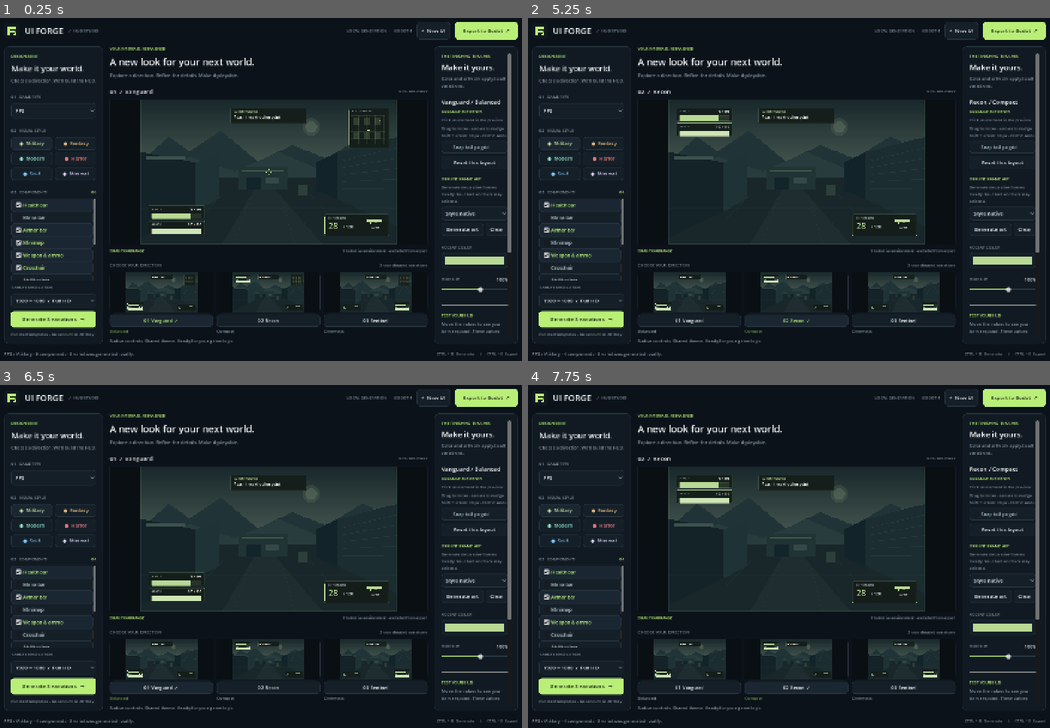
Above: before the commit, frames 1-4 (two rows, left to right).
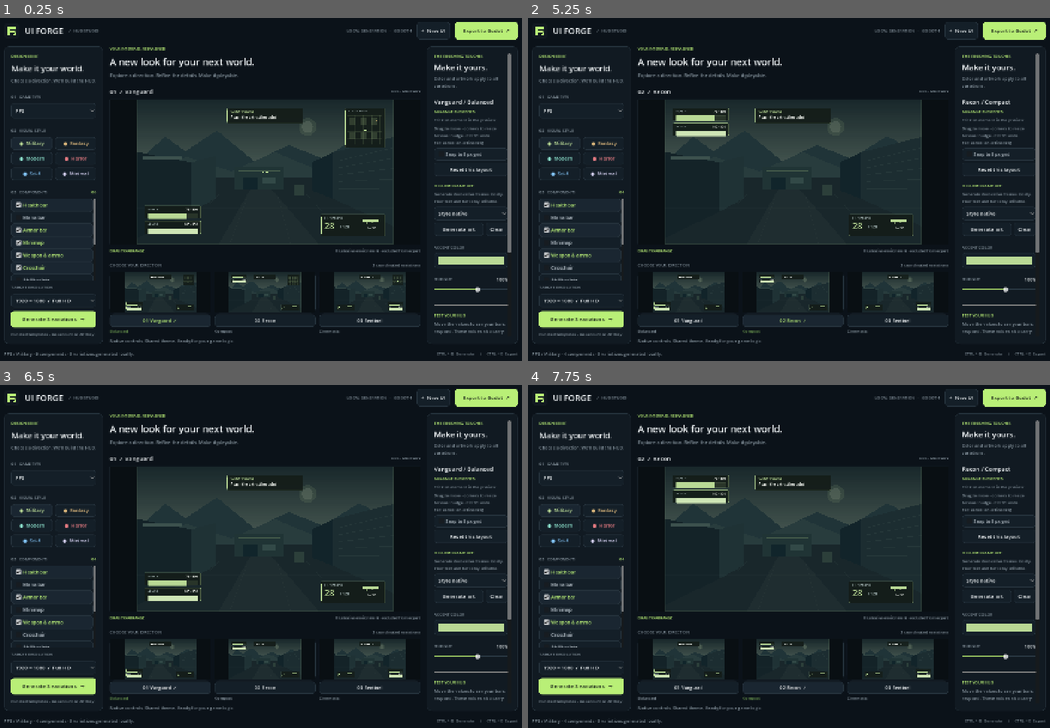
Above: after the commit, the same moments.

Repository: Ruslanf89/UI_Generator
Game: Godot game, scene res://scenes/main.tscn
Two runs of this game, one before a commit and one after it. Both use one fixed random seed, a clock stepped at 60 frames per second and the inputs below.
Inputs (mouse positions are in pixels of both pictures, inside the frame that each line leads up to):
- Up to frame 1 (0.25 s): no input
- Up to frame 2 (5.25 s): click "FPS" at 0.5 s; click "Minimap" at 1.25 s; click "Crosshair" at 2 s; click "Generate 3 variations →" at 2.75 s; click (689, 292) at 3.52 s; click "01 Vanguard ✓" at 4.25 s; click (794, 292) at 5.02 s
- Up to frame 3 (6.5 s): click "01 Vanguard" at 5.75 s
- Up to frame 4 (7.75 s): click "02 Recon" at 6.5 s; click "02 Recon ✓" at 7.25 s

The runs differ from the first frame. In frame 1, 3.6% of the frame differs, in the area x 23-98%, y 8-93%; in frame 2, 3.3%; in frame 3, 3.3%; in frame 4, 3.3%.

Commit message:
Add mouse resizing and in-editor Git updates

Diff:
--- a/project.godot
+++ b/project.godot
@@ -18,3 +18,6 @@
 renderer/rendering_method="gl_compatibility"
 renderer/rendering_method.mobile="gl_compatibility"
 environment/defaults/default_clear_color=Color(0.039, 0.047, 0.063, 1)
+
+[editor_plugins]
+enabled=PackedStringArray("res://addons/ui_forge_git/plugin.cfg")
--- a/scripts/app.gd
+++ b/scripts/app.gd
@@ -248,6 +248,7 @@
 	preview.element_selected.connect(_selection_changed)
 	preview.element_moving.connect(_position_changed)
 	preview.element_moved.connect(_commit_move)
+	preview.element_resized.connect(_commit_resize)
 	preview.size_flags_vertical = Control.SIZE_EXPAND_FILL
 	frame.add_child(preview)
 	var preview_caption = HBoxContainer.new()
@@ -297,7 +298,7 @@
 	center.add_child(_label("Native controls. Shared theme. Ready for your game logic.", 12, MUTED))
 
 func _inspector(parent: Node) -> void:
-	var body = _panel(parent, 226, true)
+	var body = _panel(parent, 246, true)
 	body.add_theme_constant_override("separation", 7)
 	body.add_child(_label("THE FINISHING TOUCHES", 11, GREEN))
 	body.add_child(_label("Make it yours.", 21, INK))
@@ -308,7 +309,7 @@
 	body.add_child(_label("ARRANGE ELEMENTS", 11, GREEN))
 	position_label = _label("Click an element in the preview", 11, MUTED)
 	body.add_child(position_label)
-	body.add_child(_wrapped("Drag to move · arrows to nudge\nShift + arrow: 10 px · Ctrl+Z: undo", 11, MUTED))
+	body.add_child(_wrapped("Drag to move · corners to resize\nArrows: nudge · Ctrl+Z: undo\nEsc: cancel an active drag", 11, MUTED))
 	var snap = CheckBox.new()
 	snap.text = "Snap to 8 px grid"
 	snap.add_theme_font_size_override("font_size", 12)
@@ -442,7 +443,9 @@
 		position_label.text = "Click an element in the preview"
 
 func _position_changed(element: String, at: Vector2) -> void:
-	position_label.text = "%s  /  X %d  Y %d" % [element, at.x, at.y]
+	var node = preview.hud.get_node_or_null(NodePath(element))
+	var factor = node.scale.x / float(node.get_meta("preset_scale", 1.0)) if node != null else 1.0
+	position_label.text = "%s  /  %d%%\nX %d  Y %d" % [element, roundi(factor * 100), at.x, at.y]
 
 func _commit_move(element: String, previous: Vector2, current: Vector2) -> void:
 	if previous.is_equal_approx(current):
@@ -462,18 +465,34 @@
 	_refresh_previews()
 	status_label.text = "%s moved · export keeps this position. Ctrl+Z to undo." % element
 
+func _commit_resize(element: String, previous_position: Vector2, previous_scale: float, current_position: Vector2, current_scale: float) -> void:
+	layout_history.create_action("Resize " + element)
+	layout_history.add_do_method(_apply_transform.bind(selected_variant, element, current_position, current_scale))
+	layout_history.add_undo_method(_apply_transform.bind(selected_variant, element, previous_position, previous_scale))
+	layout_history.commit_action()
+
+func _apply_transform(variant: int, element: String, at: Vector2, factor: float) -> void:
+	var key = str(variant)
+	if not current_config.element_scales.has(key):
+		current_config.element_scales[key] = {}
+	current_config.element_scales[key][element] = factor
+	_apply_position(variant, element, at)
+	status_label.text = "%s resized · export keeps its size and position. Ctrl+Z to undo." % element
+
 func _reset_layout() -> void:
 	var key = str(selected_variant)
 	var previous: Dictionary = current_config.positions.get(key, {}).duplicate(true)
-	if previous.is_empty():
+	var previous_scales: Dictionary = current_config.element_scales.get(key, {}).duplicate(true)
+	if previous.is_empty() and previous_scales.is_empty():
 		return
 	layout_history.create_action("Reset layout")
-	layout_history.add_do_method(_restore_positions.bind(selected_variant, {}))
-	layout_history.add_undo_method(_restore_positions.bind(selected_variant, previous))
+	layout_history.add_do_method(_restore_layout.bind(selected_variant, {}, {}))
+	layout_history.add_undo_method(_restore_layout.bind(selected_variant, previous, previous_scales))
 	layout_history.commit_action()
 
-func _restore_positions(variant: int, positions: Dictionary) -> void:
+func _restore_layout(variant: int, positions: Dictionary, scales: Dictionary) -> void:
 	current_config.positions[str(variant)] = positions.duplicate(true)
+	current_config.element_scales[str(variant)] = scales.duplicate(true)
 	select_variant(variant)
 	_refresh_previews()
 	status_label.text = "Layout updated. Ctrl+Z to undo."
--- a/scripts/hud_exporter.gd
+++ b/scripts/hud_exporter.gd
@@ -182,7 +182,7 @@
 Its controls are below Canvas > Viewport > Design > Elements. Edit their text,
 position, or Theme Overrides in the Inspector. The Elements node uses the shared
 hud_theme.tres resource; changing that theme affects controls that use it.
-Custom mouse positions from UI Forge are already applied to the exported scene.
+Custom mouse positions and component scales are already applied to the scene.
 Generated frame artwork is a TextureRect named Art within each panel. You can
 replace its texture or change its opacity without changing the labels and bars.
 
--- a/scripts/hud_generator.gd
+++ b/scripts/hud_generator.gd
@@ -28,11 +28,13 @@
 }
 const LAYOUTS = ["Balanced", "Compact", "Cinematic"]
 const CANVAS = Vector2(1280, 720)
+const MIN_ELEMENT_SCALE = 0.35
+const MAX_ELEMENT_SCALE = 3.0
 
 static func make_config(genre: String = "FPS", style: String = "Military") -> Dictionary:
 	return {"genre": genre, "style": style, "components": DEFAULTS[genre].duplicate(),
 		"accent": PALETTES[style].accent, "scale": 1.0, "health": 78.0, "mana": 62.0,
-		"resolution": Vector2i(1920, 1080), "positions": {}, "art": {"enabled": false}}
+		"resolution": Vector2i(1920, 1080), "positions": {}, "element_scales": {}, "art": {"enabled": false}}
 
 static func panel_style(bg: Color, border: Color, radius: int = 4, width: int = 1) -> StyleBoxFlat:
 	var box = StyleBoxFlat.new()
@@ -224,9 +226,15 @@
 			block(squad, "Unit%d" % i, Rect2(16 + i * 86, 43, 70, 3), accent)
 			label_at(squad, "UnitName%d" % i, ["SCOUT", "MEDIC", "HEAVY"][i], Rect2(16 + i * 86, 58, 76, 24), 12)
 	var positions: Dictionary = config.get("positions", {}).get(str(variant), {})
+	var scales: Dictionary = config.get("element_scales", {}).get(str(variant), {})
 	for child in root.get_children():
+		child.set_meta("preset_scale", child.scale.x)
+		var factor = clampf(float(scales.get(str(child.name), 1.0)), MIN_ELEMENT_SCALE, MAX_ELEMENT_SCALE)
+		var maximum = minf(CANVAS.x / child.size.x, CANVAS.y / child.size.y)
+		child.scale = Vector2.ONE * minf(child.scale.x * factor, maximum)
 		if positions.has(str(child.name)):
-			child.position = bound_position(child, positions[str(child.name)])
+			child.position = positions[str(child.name)]
+		child.position = bound_position(child, child.position)
 	assign_owners(root, root)
 	return root
 
--- a/scripts/hud_preview.gd
+++ b/scripts/hud_preview.gd
@@ -5,11 +5,19 @@
 signal element_selected(element: String)
 signal element_moving(element: String, at: Vector2)
 signal element_moved(element: String, previous: Vector2, current: Vector2)
+signal element_resized(element: String, previous_position: Vector2, previous_scale: float, current_position: Vector2, current_scale: float)
+const CORNERS = [Vector2(0, 0), Vector2(1, 0), Vector2(1, 1), Vector2(0, 1)]
 
 var editable = false
 var snap_to_grid = false
 var selected_element = ""
 var dragging = false
+var resizing = false
+var resize_corner = -1
+var resize_pointer_start = Vector2.ZERO
+var resize_start_position = Vector2.ZERO
+var resize_start_scale = Vector2.ONE
+var resize_anchor = Vector2.ZERO
 var drag_offset = Vector2.ZERO
 var drag_start = Vector2.ZERO
 var selection_overlay: Control
@@ -33,6 +41,7 @@
 
 func show_design(settings: Dictionary, variant: int) -> void:
 	dragging = false
+	resizing = false
 	config = settings.duplicate(true)
 	if is_instance_valid(hud):
 		remove_child(hud)
@@ -78,6 +87,61 @@
 			return child
 	return null
 
+func _handle_positions() -> Array[Vector2]:
+	var element = _selected()
+	var points: Array[Vector2] = []
+	if element == null:
+		return points
+	var rect = Rect2(origin + element.position * design_scale, element.size * element.scale * design_scale).grow(3)
+	for corner in CORNERS:
+		points.append((rect.position + rect.size * corner).clamp(Vector2(4, 4), (size - Vector2(4, 4)).max(Vector2(4, 4))))
+	return points
+
+func _handle_at(at: Vector2) -> int:
+	var handles = _handle_positions()
+	var nearest = -1
+	var distance = 8.0
+	for i in range(handles.size()):
+		var candidate = handles[i].distance_to(at)
+		if candidate < distance:
+			distance = candidate
+			nearest = i
+	return nearest
+
+func _resize_to(at: Vector2) -> void:
+	var element = _selected()
+	if element == null:
+		return
+	var direction: Vector2 = CORNERS[resize_corner] * 2 - Vector2.ONE
+	var diagonal = element.size * resize_start_scale * direction
+	var desired = diagonal + at - resize_pointer_start
+	var wanted = resize_start_scale.x * desired.dot(diagonal) / diagonal.length_squared()
+	if snap_to_grid:
+		wanted = snappedf(element.size.x * wanted, 8) / element.size.x
+	var base = float(element.get_meta("preset_scale", 1.0))
+	var available = Vector2(
+		Generator.CANVAS.x - resize_anchor.x if direction.x > 0 else resize_anchor.x,
+		Generator.CANVAS.y - resize_anchor.y if direction.y > 0 else resize_anchor.y)
+	var maximum = minf(Generator.MAX_ELEMENT_SCALE * base, minf(available.x / element.size.x, available.y / element.size.y))
+	var minimum = minf(Generator.MIN_ELEMENT_SCALE * base, maximum)
+	element.scale = Vector2.ONE * clampf(wanted, minimum, maximum)
+	element.position = resize_anchor - element.size * element.scale * (Vector2.ONE - CORNERS[resize_corner])
+	element_moving.emit(selected_element, element.position)
+	_redraw_selection()
+
+func _cancel_interaction() -> void:
+	var element = _selected()
+	if element != null:
+		if resizing:
+			element.position = resize_start_position
+			element.scale = resize_start_scale
+		elif dragging:
+			element.position = drag_start
+		element_moving.emit(selected_element, element.position)
+	dragging = false
+	resizing = false
+	_redraw_selection()
+
 func _gui_input(event: InputEvent) -> void:
 	if not editable or design_scale <= 0:
 		return
@@ -85,6 +149,19 @@
 		if event.pressed:
 			grab_focus()
 			var at = (event.position - origin) / design_scale
+			var handle = _handle_at(event.position)
+			if handle >= 0:
+				var element = _selected()
+				resizing = true
+				dragging = false
+				resize_corner = handle
+				resize_pointer_start = at
+				resize_start_position = element.position
+				resize_start_scale = element.scale
+				resize_anchor = element.position + element.size * element.scale * (Vector2.ONE - CORNERS[handle])
+				mouse_default_cursor_shape = Control.CURSOR_FDIAGSIZE if handle % 2 == 0 else Control.CURSOR_BDIAGSIZE
+				accept_event()
+				return
 			var element = _hit_test(at)
 			selected_element = str(element.name) if element != null else ""
 			element_selected.emit(selected_element)
@@ -97,7 +174,9 @@
 		_redraw_selection()
 		accept_event()
 	elif event is InputEventMouseMotion:
-		if dragging:
+		if resizing:
+			_resize_to((event.position - origin) / design_scale)
+		elif dragging:
 			var element = _selected()
 			if element != null:
 				var at = (event.position - origin) / design_scale - drag_offset
@@ -107,8 +186,17 @@
 				element_moving.emit(selected_element, element.position)
 				_redraw_selection()
 		else:
-			mouse_default_cursor_shape = Control.CURSOR_MOVE if _hit_test((event.position - origin) / design_scale) != null else Control.CURSOR_ARROW
+			var handle = _handle_at(event.position)
+			if handle >= 0:
+				mouse_default_cursor_shape = Control.CURSOR_FDIAGSIZE if handle % 2 == 0 else Control.CURSOR_BDIAGSIZE
+			else:
+				mouse_default_cursor_shape = Control.CURSOR_MOVE if _hit_test((event.position - origin) / design_scale) != null else Control.CURSOR_ARROW
 	elif event is InputEventKey and event.pressed and not event.is_command_or_control_pressed():
+		if dragging or resizing:
+			if event.keycode == KEY_ESCAPE:
+				_cancel_interaction()
+				accept_event()
+			return
 		var direction = Vector2.ZERO
 		match event.keycode:
 			KEY_LEFT: direction = Vector2.LEFT
@@ -126,8 +214,14 @@
 func _finish_drag() -> void:
 	var element = _selected()
 	var was_dragging = dragging
+	var was_resizing = resizing
 	dragging = false
-	if was_dragging and element != null and not drag_start.is_equal_approx(element.position):
+	resizing = false
+	if was_resizing and element != null:
+		if not resize_start_position.is_equal_approx(element.position) or not resize_start_scale.is_equal_approx(element.scale):
+			var base = float(element.get_meta("preset_scale", 1.0))
+			element_resized.emit(selected_element, resize_start_position, resize_start_scale.x / base, element.position, element.scale.x / base)
+	elif was_dragging and element != null and not drag_start.is_equal_approx(element.position):
 		element_moved.emit(selected_element, drag_start, element.position)
 
 func _notification(what: int) -> void:
@@ -144,8 +238,8 @@
 		return
 	var rect = Rect2(origin + element.position * design_scale, element.size * element.scale * design_scale).grow(3)
 	selection_overlay.draw_rect(rect, Color("b9ef77"), false, 1.5)
-	for point in [rect.position, Vector2(rect.end.x, rect.position.y), rect.end, Vector2(rect.position.x, rect.end.y)]:
-		selection_overlay.draw_rect(Rect2(point - Vector2(3, 3), Vector2(6, 6)), Color("b9ef77"))
+	for point in _handle_positions():
+		selection_overlay.draw_rect(Rect2(point - Vector2(4, 4), Vector2(8, 8)), Color("b9ef77"))
 
 func _draw() -> void:
 	draw_rect(Rect2(Vector2.ZERO, size), Color("090f13"))
--- a/tests/run_tests.gd
+++ b/tests/run_tests.gd
@@ -4,6 +4,7 @@
 const Generator = preload("res://scripts/hud_generator.gd")
 const Exporter = preload("res://scripts/hud_exporter.gd")
 const Art = preload("res://scripts/hud_art.gd")
+const GitUpdate = preload("res://addons/ui_forge_git/git_update.gd")
 var failures: Array[String] = []
 var checks = 0
 var scratch: String
@@ -26,9 +27,11 @@
 	_test_combinations()
 	await _test_editor()
 	await _test_dragging_and_art()
+	await _test_resizing()
 	await _test_export()
 	_test_art_variations()
 	await _test_art_export()
+	_test_git_updates()
 	if failures.is_empty():
 		print("PASS: %d checks. Generated 108 genre/style/layout combinations; exercised editor and portable exports." % checks)
 		quit(0)
@@ -291,9 +294,86 @@
 	first.free()
 	second.free()
 
+func _resize(app: Control, corner: int, delta: Vector2) -> void:
+	var from: Vector2 = app.preview._handle_positions()[corner]
+	var to = from + delta * app.preview.design_scale
+	_pointer(app, from, true)
+	_pointer(app, to, true, true)
+	_pointer(app, to, false)
+
+func _test_resizing() -> void:
+	var app = load("res://scenes/main.tscn").instantiate()
+	root.add_child(app)
+	await process_frame
+	await process_frame
+	var initial = Vector2(400, 300)
+	for corner in range(4):
+		app._apply_transform(0, "Health", initial, 1.0)
+		app.layout_history.clear_history()
+		var node = app.preview.hud.get_node("Health")
+		var opposite: Vector2 = Vector2.ONE - app.preview.CORNERS[corner]
+		var anchor: Vector2 = node.position + node.size * node.scale * opposite
+		var delta: Vector2 = node.size * (app.preview.CORNERS[corner] * 2 - Vector2.ONE) * 0.5
+		_resize(app, corner, delta)
+		node = app.preview.hud.get_node("Health")
+		check(node.scale.is_equal_approx(Vector2(1.5, 1.5)), "Corner %d uniformly rescales the component with real viewport mouse events" % corner)
+		check((node.position + node.size * node.scale * opposite).is_equal_approx(anchor), "Corner %d keeps the opposite corner fixed" % corner)
+		check(is_equal_approx(app.current_config.element_scales["0"].Health, 1.5), "Corner %d saves the individual scale" % corner)
+		_key(KEY_Z, true)
+		node = app.preview.hud.get_node("Health")
+		check(node.scale.is_equal_approx(Vector2.ONE) and node.position.is_equal_approx(initial), "Undo restores both position and scale")
+		_key(KEY_Z, true, true)
+		check(app.preview.hud.get_node("Health").scale.is_equal_approx(Vector2(1.5, 1.5)), "Redo reapplies the resize")
+	app._apply_transform(0, "Health", initial, 1.0)
+	app.layout_history.clear_history()
+	var handle: Vector2 = app.preview._handle_positions()[2]
+	_pointer(app, handle, true)
+	_pointer(app, handle + Vector2(140, 32) * app.preview.design_scale, true, true)
+	_key(KEY_ESCAPE)
+	_pointer(app, handle, false)
+	check(app.preview.hud.get_node("Health").scale.is_equal_approx(Vector2.ONE) and not app.layout_history.has_undo(), "Escape cancels an active resize without creating an action")
+	_resize(app, 2, Vector2(5000, 5000))
+	var node = app.preview.hud.get_node("Health")
+	check(is_equal_approx(node.scale.x, 3.0) and Rect2(Vector2.ZERO, Generator.CANVAS).encloses(Rect2(node.position, node.size * node.scale)), "An extreme outward resize respects maximum scale and canvas bounds")
+	app._apply_transform(0, "Health", initial, 1.0)
+	_resize(app, 2, Vector2(-5000, -5000))
+	check(is_equal_approx(app.preview.hud.get_node("Health").scale.x, 0.35), "An extreme inward resize keeps a positive minimum size")
+	app._apply_transform(0, "Health", Vector2(980, 640), 1.0)
+	_resize(app, 2, Vector2(5000, 5000))
+	node = app.preview.hud.get_node("Health")
+	check(Rect2(Vector2.ZERO, Generator.CANVAS).encloses(Rect2(node.position, node.size * node.scale)), "Resizing near the edge keeps the complete component inside the canvas")
+	app._apply_transform(0, "Health", initial, 1.0)
+	app.preview.snap_to_grid = true
+	_resize(app, 2, Vector2(37, 11))
+	var resized = app.preview.hud.get_node("Health")
+	var saved_factor: float = resized.scale.x
+	var resized_width: float = resized.size.x * resized.scale.x
+	check(is_equal_approx(resized_width, snappedf(resized_width, 8)) and is_equal_approx(resized.scale.x, resized.scale.y), "Resize snapping aligns width while preserving proportions")
+	app.select_variant(1)
+	check(app.preview.hud.get_node("Health").scale == Vector2.ONE, "A resize leaves other variation sizes intact")
+	app.select_variant(0)
+	check(is_equal_approx(app.preview.hud.get_node("Health").scale.x, saved_factor), "Switching variations retains custom sizes")
+	app.size_slider.value = 110
+	check(is_equal_approx(app.preview.hud.get_node("Health").scale.x, saved_factor * 1.1), "HUD Size multiplies individual component scales")
+	app._generate_art()
+	check(is_equal_approx(app.preview.hud.get_node("Health").scale.x, saved_factor * 1.1), "Generating art preserves individual sizes")
+	app._reset_layout()
+	check(is_equal_approx(app.preview.hud.get_node("Health").scale.x, 1.1), "Reset layout restores preset component sizes")
+	app.layout_history.undo()
+	check(is_equal_approx(app.preview.hud.get_node("Health").scale.x, saved_factor * 1.1), "Undo reset restores custom component sizes")
+	app.preview.snap_to_grid = false
+	app._apply_transform(0, "Crosshair", Vector2(600, 350), 1.6)
+	_resize(app, 2, Vector2(32, 32) * 1.6 * 0.25)
+	check(is_equal_approx(app.preview.hud.get_node("Crosshair").scale.x, 2.0), "Native crosshair shapes can be resized independently")
+	app.generate()
+	check(app.current_config.element_scales.is_empty(), "Generate clears old per-component scales")
+	app.queue_free()
+	await process_frame
+
 func _test_art_export() -> void:
 	var config = Generator.make_config("RPG", "Fantasy")
 	config.positions = {"2": {"Health": Vector2(320, 430), "Minimap": Vector2(850, 90)}}
+	config.element_scales = {"2": {"Health": 1.75, "Minimap": 0.8}}
 	config.art = {"enabled": true, "seed": 3210, "detail": "Ornate", "strength": 0.7}
 	var result = Exporter.export_hud(config, 2, scratch)
 	check(result.ok, "Custom-position HUD with generated art exports")
@@ -307,6 +387,7 @@
 	check(scene_text.contains('path="art/health.png"') and not scene_text.contains("/tmp/"), "Artwork uses portable relative resource paths")
 	var manifest = JSON.parse_string(FileAccess.get_file_as_string(result.path.path_join("preset.json")))
 	check(manifest.positions["2"].Health.x == 320 and manifest.positions["2"].Health.y == 430 and manifest.art.seed == 3210, "Preset records numeric custom positions and reproducible art settings")
+	check(is_equal_approx(manifest.element_scales["2"].Health, 1.75), "Preset records individual component scales")
 	var game = scratch.path_join("art_game")
 	DirAccess.make_dir_recursive_absolute(game.path_join("hud/art"))
 	for filename in ["hud.tscn", "hud_theme.tres"]:
@@ -330,6 +411,9 @@
     if artwork.texture == null or artwork.texture.get_width() != 560 or not is_equal_approx(artwork.modulate.a, 0.7):
         quit(2)
         return
+    if not is_equal_approx(health.scale.x, 1.75) or not is_equal_approx(elements.get_node("Minimap").scale.x, 0.8):
+        quit(4)
+        return
     health.get_node("Value").value = 47
     if health.get_node("Value").value != 47:
         quit(3)
@@ -344,6 +428,58 @@
 	var exit_code = OS.execute(OS.get_executable_path(), ["--headless", "--path", game, "--script", "verify.gd"], output, true)
 	check(exit_code == 0 and str(output).contains("ART_EXPORT_OK") and not str(output).contains("ERROR:"), "Independent game loads custom positions and art while retaining live controls: " + str(output))
 
+func _git(directory: String, args: Array) -> Dictionary:
+	return GitUpdate._run(GitUpdate.find_git(), directory, args)
+
+func _git_commit(directory: String, title: String) -> bool:
+	if _git(directory, ["add", "."]).code != 0:
+		return false
+	return _git(directory, ["-c", "user.name=UI Forge Test", "-c", "user.email=test@example.invalid", "commit", "-m", title]).code == 0
+
+func _test_git_updates() -> void:
+	var fixture = scratch.path_join("git fixtures")
+	DirAccess.make_dir_recursive_absolute(fixture)
+	var bare = fixture.path_join("remote.git")
+	var source = fixture.path_join("source")
+	var checkout = fixture.path_join("checkout")
+	check(_git(fixture, ["init", "--bare", "--initial-branch=main", bare]).code == 0, "Create an isolated local remote for update checks")
+	check(_git(fixture, ["init", "--initial-branch=main", source]).code == 0, "Create update fixture history")
+	_write(source.path_join("project.godot"), "config_version=5\n")
+	_write(source.path_join("tracked.txt"), "first\n")
+	check(_git_commit(source, "Initial fixture"), "Commit fixture without changing global Git identity")
+	check(_git(source, ["remote", "add", "origin", bare]).code == 0 and _git(source, ["push", "origin", "main"]).code == 0, "Publish fixture history to local remote")
+	check(_git(fixture, ["clone", bare, checkout]).code == 0, "Create an existing main checkout")
+	var current = GitUpdate.update_checkout(checkout)
+	check(current.ok, "Updating an already-current clean clone succeeds")
+	_write(source.path_join("tracked.txt"), "upstream update\n")
+	check(_git_commit(source, "Upstream change") and _git(source, ["push", "origin", "main"]).code == 0, "Prepare a fast-forward update")
+	var pulled = GitUpdate.update_checkout(checkout)
+	check(pulled.ok and FileAccess.get_file_as_string(checkout.path_join("tracked.txt")) == "upstream update\n", "Editor update service pulls a fast-forward through paths containing spaces")
+	_write(checkout.path_join("tracked.txt"), "my unsaved-on-Git edits\n")
+	var dirty = GitUpdate.update_checkout(checkout)
+	check(not dirty.ok and FileAccess.get_file_as_string(checkout.path_join("tracked.txt")) == "my unsaved-on-Git edits\n", "Tracked edits block updates and are preserved")
+	_write(checkout.path_join("tracked.txt"), "upstream update\n")
+	_write(checkout.path_join("personal.txt"), "keep me\n")
+	check(not GitUpdate.update_checkout(checkout).ok and FileAccess.file_exists(checkout.path_join("personal.txt")), "Untracked personal files block automatic pulls and remain present")
+	DirAccess.remove_absolute(checkout.path_join("personal.txt"))
+	_git(checkout, ["switch", "-c", "my-branch"])
+	check(not GitUpdate.update_checkout(checkout).ok and _git(checkout, ["branch", "--show-current"]).output == "my-branch", "Updating never switches a user's feature branch")
+	_git(checkout, ["switch", "main"])
+	var nested = checkout.path_join("nested")
+	DirAccess.make_dir_recursive_absolute(nested)
+	check(not GitUpdate.update_checkout(nested).ok, "A project nested under another repository is rejected")
+	DirAccess.remove_absolute(nested)
+	var zip_project = fixture.path_join("zip_project")
+	DirAccess.make_dir_recursive_absolute(zip_project)
+	_write(zip_project.path_join("project.godot"), "config_version=5\n")
+	check(not GitUpdate.update_checkout(zip_project).ok, "Source ZIPs get a clone-required result without modification")
+	_write(checkout.path_join("local.txt"), "local commit\n")
+	check(_git_commit(checkout, "Local work"), "Create local-only commit for divergence protection")
+	var before: String = _git(checkout, ["rev-parse", "HEAD"]).output
+	_write(source.path_join("upstream.txt"), "new upstream commit\n")
+	check(_git_commit(source, "New upstream work") and _git(source, ["push", "origin", "main"]).code == 0, "Prepare divergent remote history")
+	check(not GitUpdate.update_checkout(checkout).ok and _git(checkout, ["rev-parse", "HEAD"]).output == before and FileAccess.file_exists(checkout.path_join("local.txt")), "Divergence cannot trigger a merge, reset, or loss of local commits")
+
 func _write(path: String, text: String) -> void:
 	var file = FileAccess.open(path, FileAccess.WRITE)
 	file.store_string(text)
Not shown, added: addons/ui_forge_git/git_update.gd
Not shown, added: addons/ui_forge_git/git_update.gd.uid
Not shown, added: addons/ui_forge_git/plugin.cfg
Not shown, added: addons/ui_forge_git/plugin.gd
Not shown, added: addons/ui_forge_git/plugin.gd.uid
Binary file changed: docs/screenshot.png
Not shown, changed: export_presets.cfg
Not shown, changed: docs/godot-guide.md
Not shown, changed: docs/windows-guide.md
